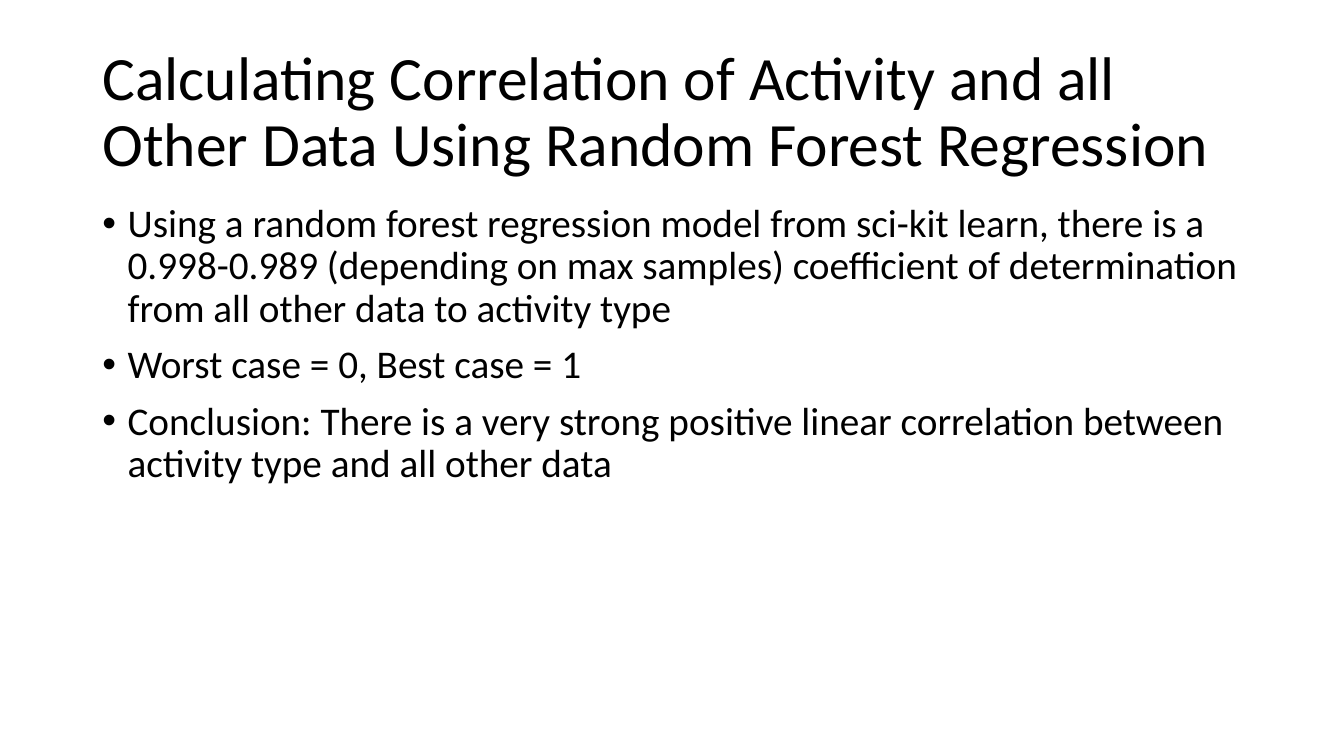
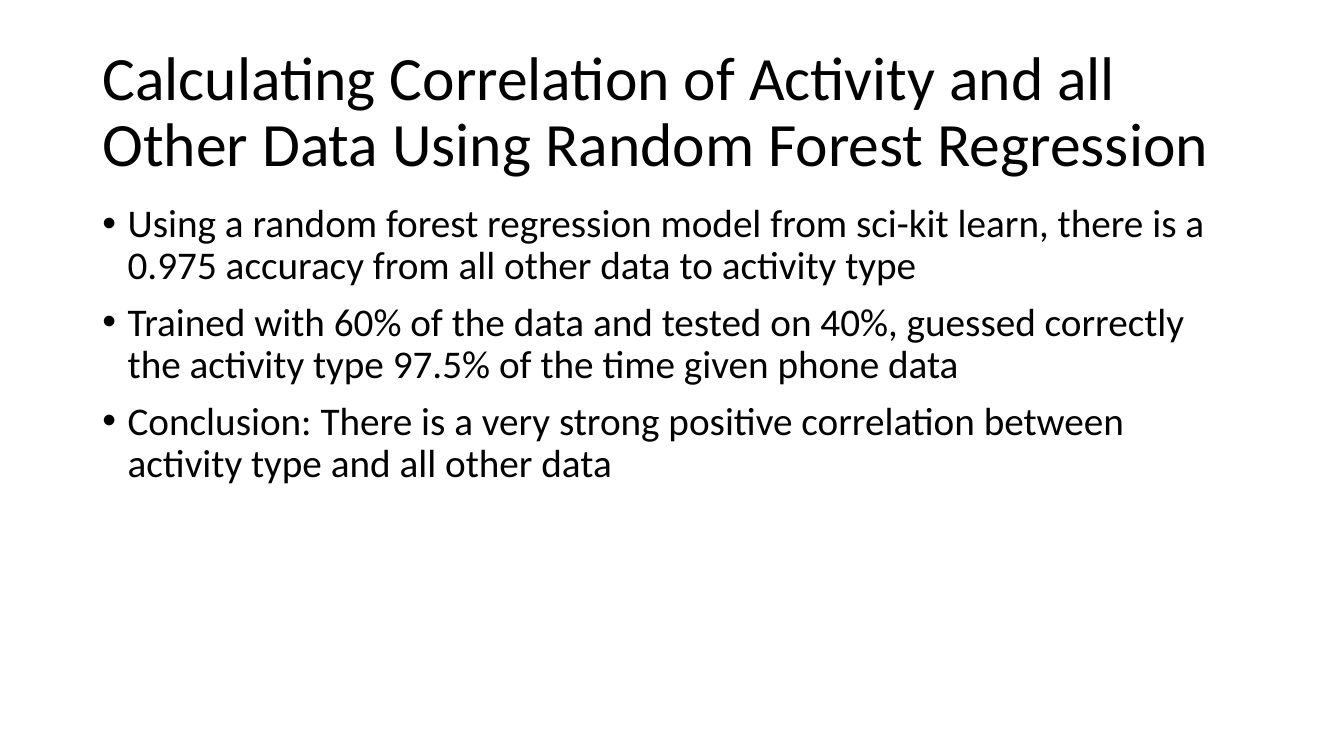
Before and after one commit to ian-mcnichols/CS_480, a slide deck: slide 15 of 480_HW1.pptx (slide 10 before the commit). Drawn at 1344x756 pixels with LibreOffice and Linux fonts; fonts in the diff are those of the drawing. Boxes give left, top, right and bottom in pixels: in the first picture for what was removed or moved away, otherwise in the second. Text is boxed around its words. In the diff, an @@ line names an element or a change of style, - is before the commit and + after.

```diff
--- a/480_HW1.pptx
+++ b/480_HW1.pptx
@@ text at (x1=128, y1=209, x2=1204, y2=484): text changed @@
-• Using a random forest regression model from sci-kit learn, there is a 0.998-0.989 (depending on max samples) coefficient of determination from all other data to activity type
-• Worst case = 0, Best case = 1
-• Conclusion: There is a very strong positive linear correlation between activity type and all other data
+• Using a random forest regression model from sci-kit learn, there is a 0.975 accuracy from all other data to activity type
+• Trained with 60% of the data and tested on 40%, guessed correctly the activity type 97.5% of the time given phone data
+• Conclusion: There is a very strong positive correlation between activity type and all other data
```
Also in this commit, not shown: 2 other slides changed, 5 slides added.
